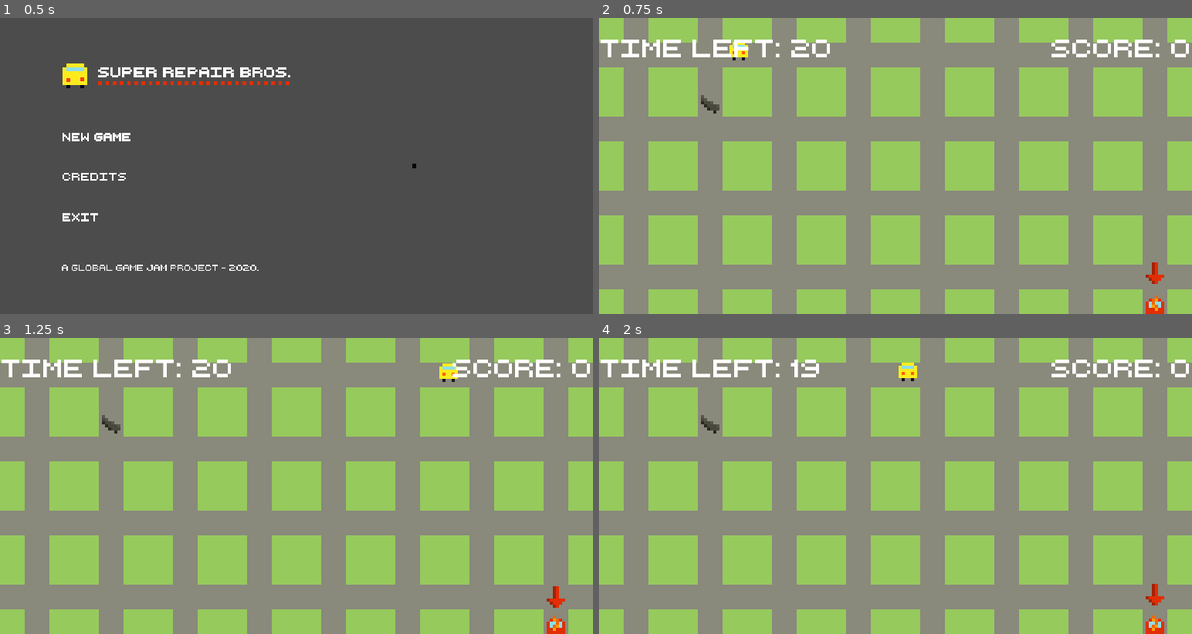
Above: before the commit, frames 1-4 (two rows, left to right).
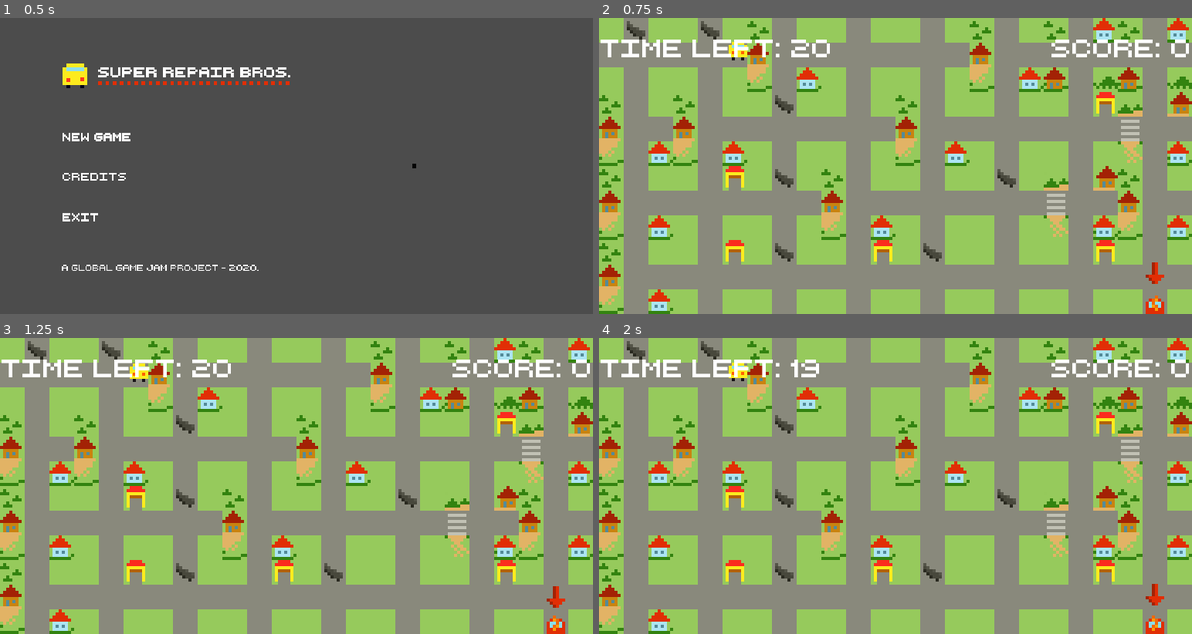
Above: after the commit, the same moments.

Repository: super-repair-bros/super-repair-bros
Game: Godot game, scene res://Scenes/TitleScreen/TitleScreen.tscn
The game is run twice, just before and just after one commit, with the same random seed, the same clock (stepped at 60 frames per second) and the same inputs.
Inputs (mouse positions are in pixels of both pictures, inside the frame that each line leads up to):
- Up to frame 1 (0.5 s): no input
- Up to frame 2 (0.75 s): click (776, 136) at 0.5 s
- Up to frame 3 (1.25 s): no input
- Up to frame 4 (2 s): tap Enter at 1.25 s

Frame 1 is identical in both runs. In frame 2, 12% of the frame differs, in the area x 0-100%, y 0-100%; in frame 3, 12%; in frame 4, 12%.

Commit message:
Add new tile

Diff:
--- a/Scenes/level/level.tscn
+++ b/Scenes/level/level.tscn
@@ -13,6 +13,7 @@
 [ext_resource path="res://Scenes/level/level.gd" type="Script" id=11]
 [ext_resource path="res://Scenes/GameOver/GameOver.tscn" type="PackedScene" id=12]
 [ext_resource path="res://Assets/Sounds/repair.wav" type="AudioStream" id=13]
+[ext_resource path="res://Assets/Graphics/tiles/road_3_ends.png" type="Texture" id=14]
 
 [sub_resource type="ConvexPolygonShape2D" id=1]
 points = PoolVector2Array( 8, 8, 0, 8, 0, 0, 8, 0 )
@@ -77,7 +78,16 @@
 [sub_resource type="ConvexPolygonShape2D" id=21]
 points = PoolVector2Array( 24, 24, 16, 24, 16, 16, 24, 16 )
 
-[sub_resource type="TileSet" id=22]
+[sub_resource type="ConvexPolygonShape2D" id=22]
+points = PoolVector2Array( 8, 24, 0, 24, 0, 0, 8, 0 )
+
+[sub_resource type="ConvexPolygonShape2D" id=23]
+points = PoolVector2Array( 24, 8, 16, 8, 16, 0, 24, 0 )
+
+[sub_resource type="ConvexPolygonShape2D" id=24]
+points = PoolVector2Array( 24, 24, 16, 24, 16, 16, 24, 16 )
+
+[sub_resource type="TileSet" id=25]
 0/name = "crossroads.png 0"
 0/texture = ExtResource( 1 )
 0/tex_offset = Vector2( 0, 0 )
@@ -254,12 +264,40 @@
 "shape_transform": Transform2D( 1, 0, 0, 1, 0, 0 )
 } ]
 4/z_index = 0
+5/name = "road_3_ends.png 5"
+5/texture = ExtResource( 14 )
+5/tex_offset = Vector2( 0, 0 )
+5/modulate = Color( 1, 1, 1, 1 )
+5/region = Rect2( 0, 0, 24, 24 )
+5/tile_mode = 0
+5/occluder_offset = Vector2( 0, 0 )
+5/navigation_offset = Vector2( 0, 0 )
+5/shapes = [ {
+"autotile_coord": Vector2( 0, 0 ),
+"one_way": false,
+"one_way_margin": 1.0,
+"shape": SubResource( 22 ),
+"shape_transform": Transform2D( 1, 0, 0, 1, 0, 0 )
+}, {
+"autotile_coord": Vector2( 0, 0 ),
+"one_way": false,
+"one_way_margin": 1.0,
+"shape": SubResource( 23 ),
+"shape_transform": Transform2D( 1, 0, 0, 1, 0, 0 )
+}, {
+"autotile_coord": Vector2( 0, 0 ),
+"one_way": false,
+"one_way_margin": 1.0,
+"shape": SubResource( 24 ),
+"shape_transform": Transform2D( 1, 0, 0, 1, 0, 0 )
+} ]
+5/z_index = 0
 
 [node name="level" type="Node2D"]
 script = ExtResource( 11 )
 
 [node name="tiles" type="TileMap" parent="."]
-tile_set = SubResource( 22 )
+tile_set = SubResource( 25 )
 cell_size = Vector2( 24, 24 )
 cell_custom_transform = Transform2D( 0, 0, 0, 0, 0, 0 )
 cell_tile_origin = 1
--- a/Scenes/level/tiles.gd
+++ b/Scenes/level/tiles.gd
@@ -3,7 +3,6 @@
 export var levelwidht = 8
 export var levelheight = 4
 
-const NUMTILES = 5
 
 # Called when the node enters the scene tree for the first time.
 func _ready():
@@ -12,11 +11,25 @@
 		for lvly in range(0, levelheight):
 			var percent = randi() % 99 + 1
 			if percent <= 80:
-				# Standard tile
-				set_cell(lvlx, lvly, 0);
+				# 4 Standard tiles
+				var randnum = randi() % 4 + 1
+				print(str(randnum))
+				if randnum == 1:
+					set_cell(lvlx, lvly, 0)
+				if randnum == 2:
+					set_cell(lvlx, lvly, 1)
+				if randnum == 3:
+					set_cell(lvlx, lvly, 2)
+				if randnum == 4:
+					set_cell(lvlx, lvly, 5)
 			else:
-				# Special tile
-				set_cell(lvlx, lvly, randi() % (NUMTILES-1) + 1);
+				# 2 Blocked tiles
+				var randnum = randi() % 2 + 1
+				print(str(randnum))
+				if randnum == 1:
+					set_cell(lvlx, lvly, 3)
+				if randnum == 2:
+					set_cell(lvlx, lvly, 4)
 
 # I don't know why it does not work...
 #func _input(_event):
Not shown: 1 places in Scenes/level/level.tscn that only renumber resources
